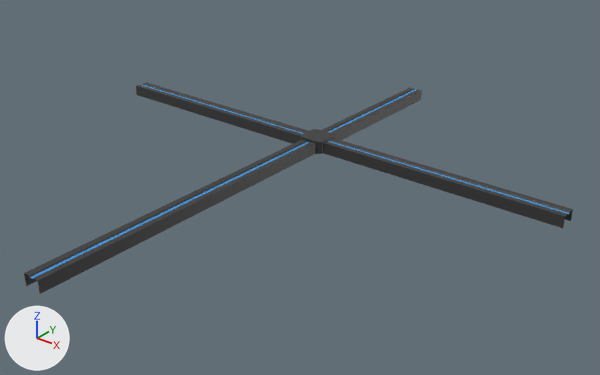
Renders of the FBX model Assets/Models/PowerCables/1111.fbx from each side of a commit.
One viewpoint serves both versions: a camera (50 mm lens) standing at (1.792, -2.06, 1.258) and looking at (0.109, 0.043, -0.046). The lights are fixed; the arrows at lower left show +X, +Y and +Z. Where no turn or scale is listed for an object, it has been applied to the vertices.

The older version as bpy lines, for what is in view:
```python
me_plane_118 = bpy.data.meshes.new('Plane.118')
me_plane_118.from_pydata(...)  # 141 vertices, 117 faces; spans x -1.0..1.0, y -1.0..1.0, z 0.0..0.05
# faces by material slot: [113, 4]
me_plane_118.materials.append(mat_cable)  # black #363636
me_plane_118.materials.append(mat_cablepower)  # blue #369ce9
ob_1111 = bpy.data.objects.new('1111', me_plane_118)
ob_1111.location = (0.0, 0.0, 0.0)
```
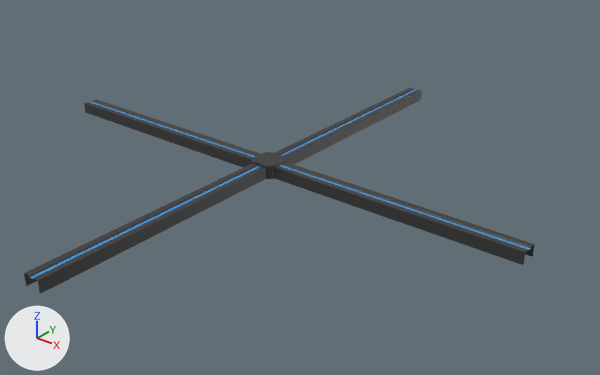
Pixel boxes (x1, y1, x2, y2) of what changed, in the pictures (600 x 375 px):
```json
{"object": "1111", "change": "reshaped", "before": [24, 82, 573, 294], "after": [24, 88, 534, 294], "on screen": "7% narrower"}
```

Edits to the scene script, one JSON object a line:
```json
{"block": "me_plane_118", "where": "me_plane_118.from_pydata(...)  # 141 vertices, 117 faces; spans x -1.0..1.0, y -1.0..1.0, z 0.0..0.05"}
{"block": "me_plane_118", "where": "# used by ob_1111; location = (0.0, 0.0, 0.0)"}
{"block": "me_plane_118", "change": "me_plane_118 part 1: all 125 vertices in x -1.0..1.0, y 0.23..0.34, z 0.0..0.05 are moved by (0.0, -0.29, 0.0)"}
```
